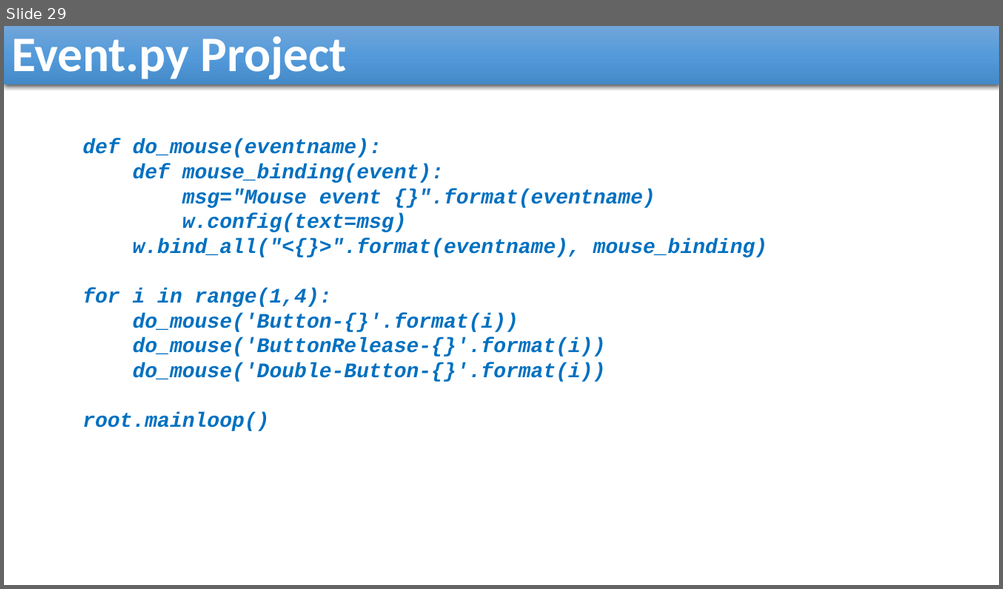
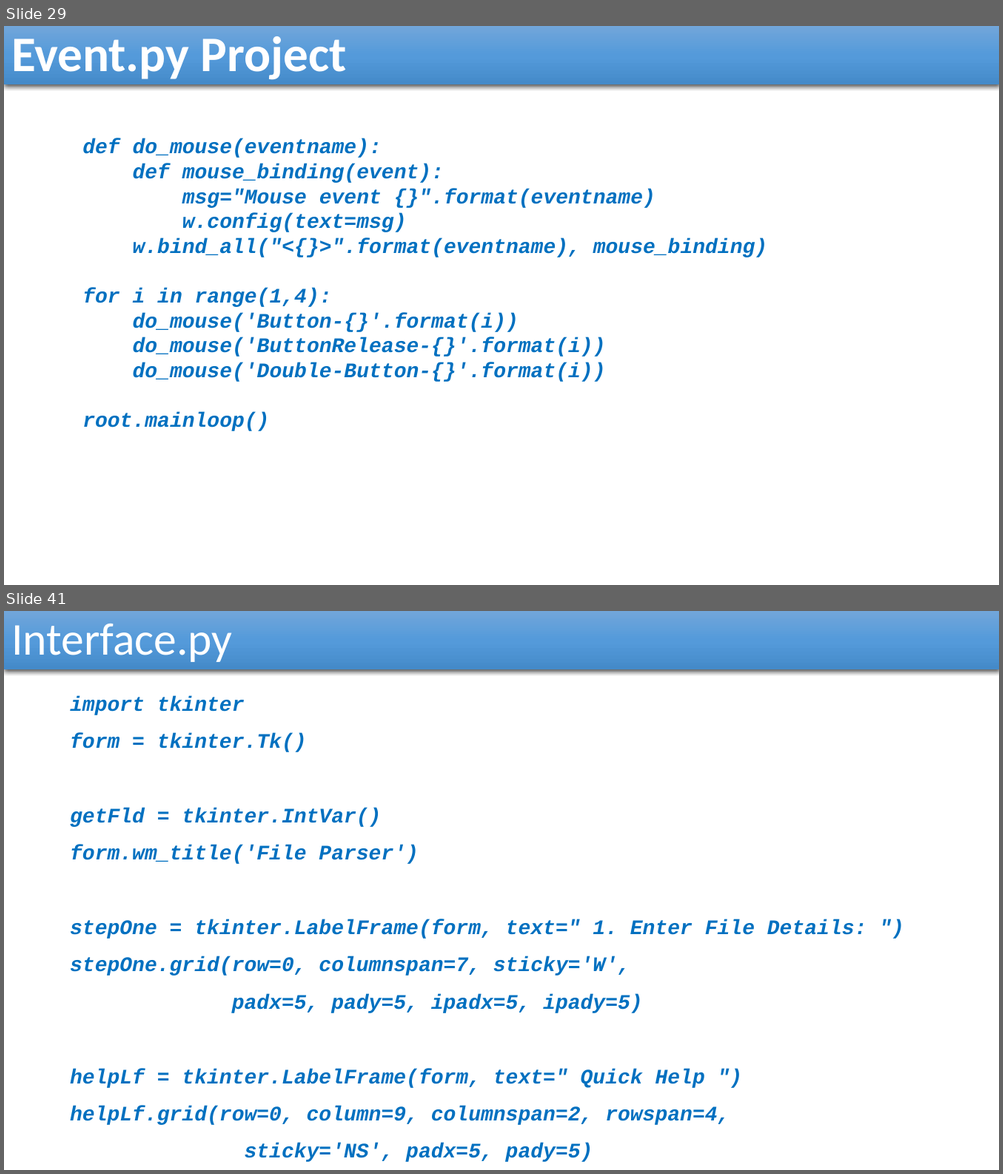
Before and after one commit to reza-arjmandi/rpi-course, a slide deck: session5/presentation/Tkinter and PyQT GUI Development.pptx. Shown one above the other, each under a label of ours: slide 29 before the commit, slides 29 and 41 after it; the slides between them are not shown. The pictures are 1003x589 and 1003x1174 pixels, drawn with LibreOffice and Linux fonts; fonts in the diff are those of the drawing. Boxes give left, top, right and bottom in pixels: in the first picture for what was removed or moved away, otherwise in the second. Text is boxed around its words. In the diff, an @@ line names an element or a change of style, - is before the commit and + after.

```diff
--- a/session5/presentation/Tkinter and PyQT GUI Development.pptx
+++ b/session5/presentation/Tkinter and PyQT GUI Development.pptx
@@ slide 41 added at (x1=4, y1=611, x2=999, y2=1170), background #FFFFFF @@
@@ rectangle added at (x1=4, y1=611, x2=999, y2=670), fill gradient #71A6DB to #559BDB to #448ACA, 44 pt, text #FFFFFF @@
+Interface.py
@@ text added at (x1=70, y1=696, x2=867, y2=1162), 20 pt, text #0070C0, bold, italic @@
+  import tkinter
+  form = tkinter.Tk()
+  getFld = tkinter.IntVar()
+  form.wm_title('File Parser')
+  stepOne = tkinter.LabelFrame(form, text=" 1. Enter File Details: ")
+  stepOne.grid(row=0, columnspan=7, sticky='W',
+  padx=5, pady=5, ipadx=5, ipady=5)
+  helpLf = tkinter.LabelFrame(form, text=" Quick Help ")
+  helpLf.grid(row=0, column=9, columnspan=2, rowspan=4,
+  sticky='NS', padx=5, pady=5)
```
Also in this commit, not shown: 33 other slides added, 1 other file.
